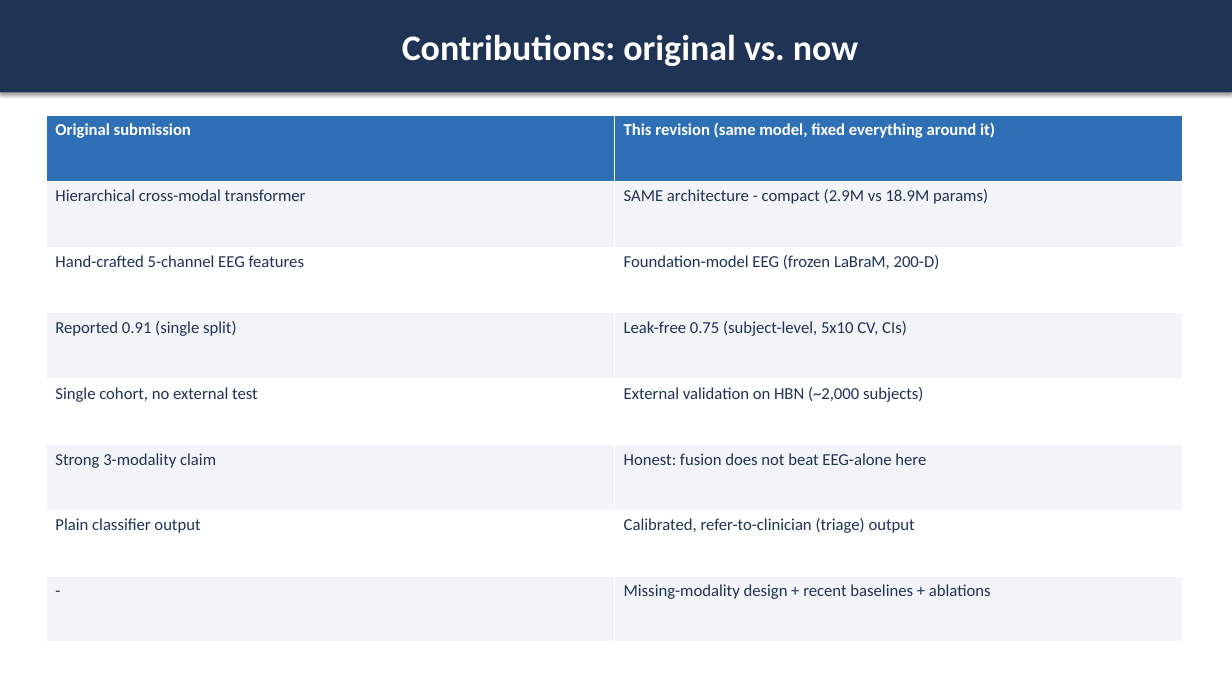
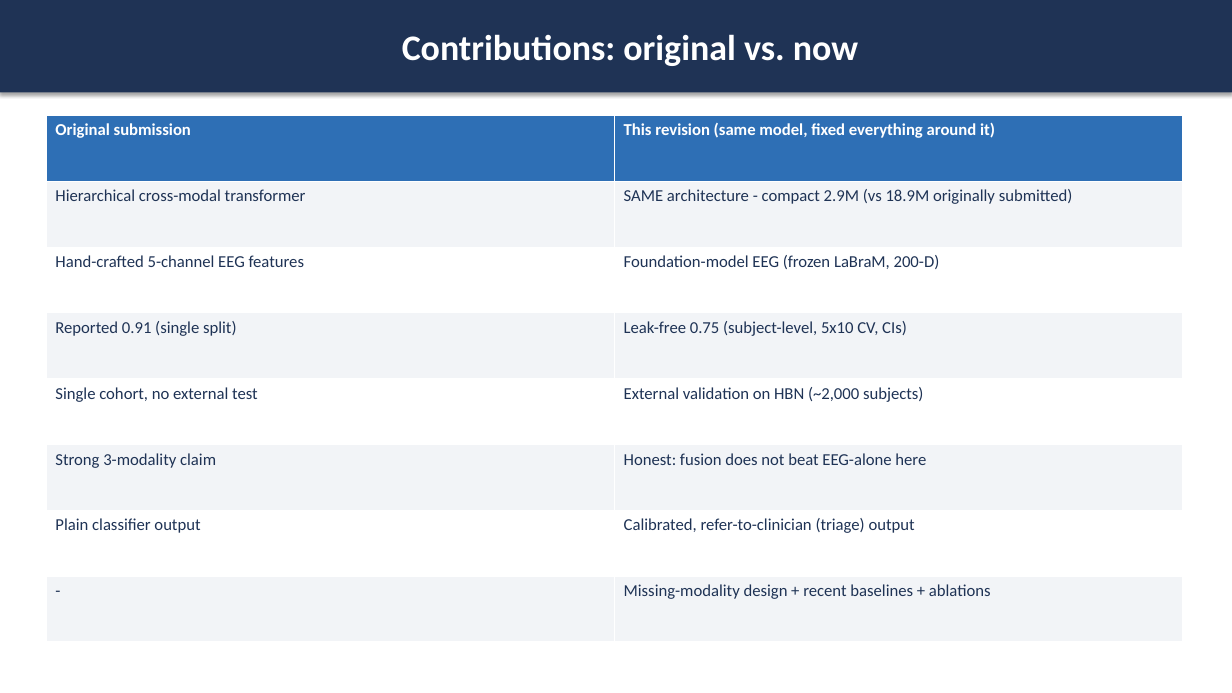
Before and after one commit to AyeshaAnzer1610/neuroformer, a slide deck: slide 4 of docs/resubmission/NeuroFormer-Supervisor-Meeting.pptx. Drawn at 1232x693 pixels with LibreOffice and Linux fonts; fonts in the diff are those of the drawing. Boxes give left, top, right and bottom in pixels: in the first picture for what was removed or moved away, otherwise in the second. Text is boxed around its words. In the diff, an @@ line names an element or a change of style, - is before the commit and + after.

Commit message:
docs: clarify 18.9M is "originally submitted" (compact 2.9M is what we run)
2.9M (verified: d128, 2+2, d_ff1024, 3 separate modality encoders) is the model
we actually use; 18.9M is the original submission's reported size. Keeps the
honest before/after without inventing an un-run config.

```diff
--- a/docs/resubmission/NeuroFormer-Supervisor-Meeting.pptx
+++ b/docs/resubmission/NeuroFormer-Supervisor-Meeting.pptx
@@ table at <box>46,116,1183,642</box> @@
-row 2, column 2: SAME architecture - compact (2.9M vs 18.9M params)
+row 2, column 2: SAME architecture - compact 2.9M (vs 18.9M originally submitted)
```
Also in this commit, not shown: 1 other file.
